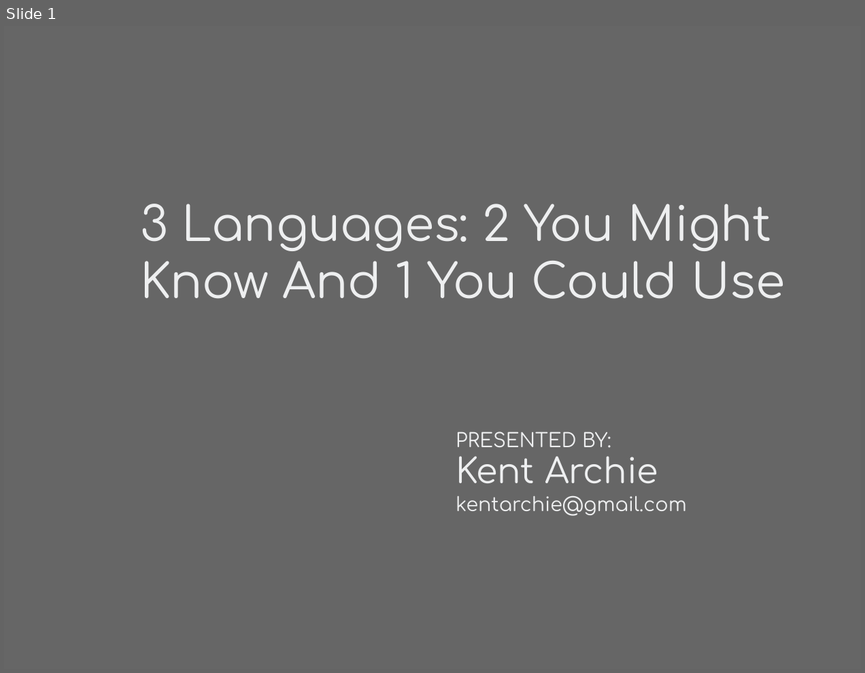
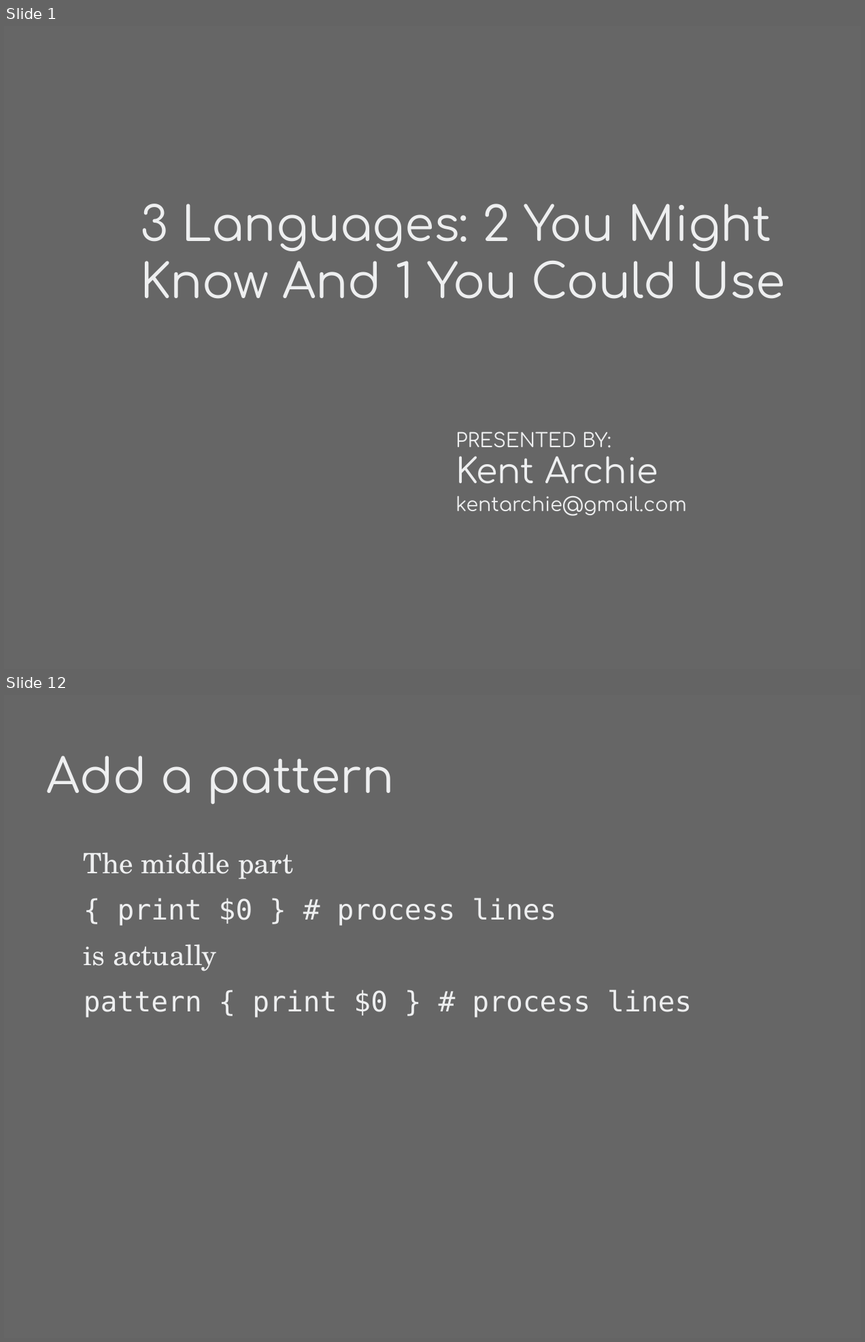
Before and after one commit to kentarchie/three-languages-talk, a slide deck: Slides/ThreeLanguages.odp. Shown one above the other, each under a label of ours: slide 1 before the commit, slides 1 and 12 after it; the slides between them are not shown. The pictures are 865x673 and 865x1342 pixels, drawn with LibreOffice and Linux fonts; fonts in the diff are those of the drawing. Boxes give left, top, right and bottom in pixels: in the first picture for what was removed or moved away, otherwise in the second. Text is boxed around its words. In the diff, an @@ line names an element or a change of style, - is before the commit and + after.

```diff
--- a/Slides/ThreeLanguages.odp
+++ b/Slides/ThreeLanguages.odp
@@ slide 12 added at (4,695,861,1338), background #666666 @@
@@ title added at (47,756,394,804), 44 pt, text #EEEFF0 @@
+Add a pattern
@@ text added at (84,852,691,1017), 26 pt, text #EEEFF0 @@
+The middle part
+{ print $0 } # process lines
+is actually
+pattern { print $0 } # process lines
```
Also in this commit, not shown: 30 other slides added, 15 other files.
